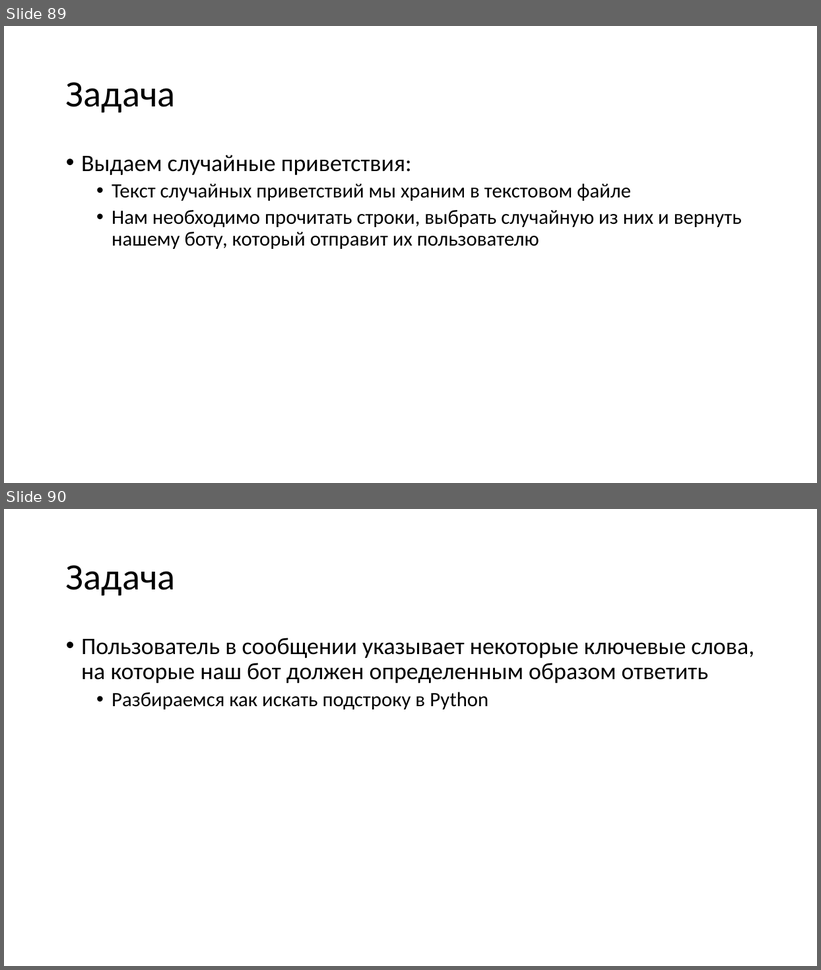
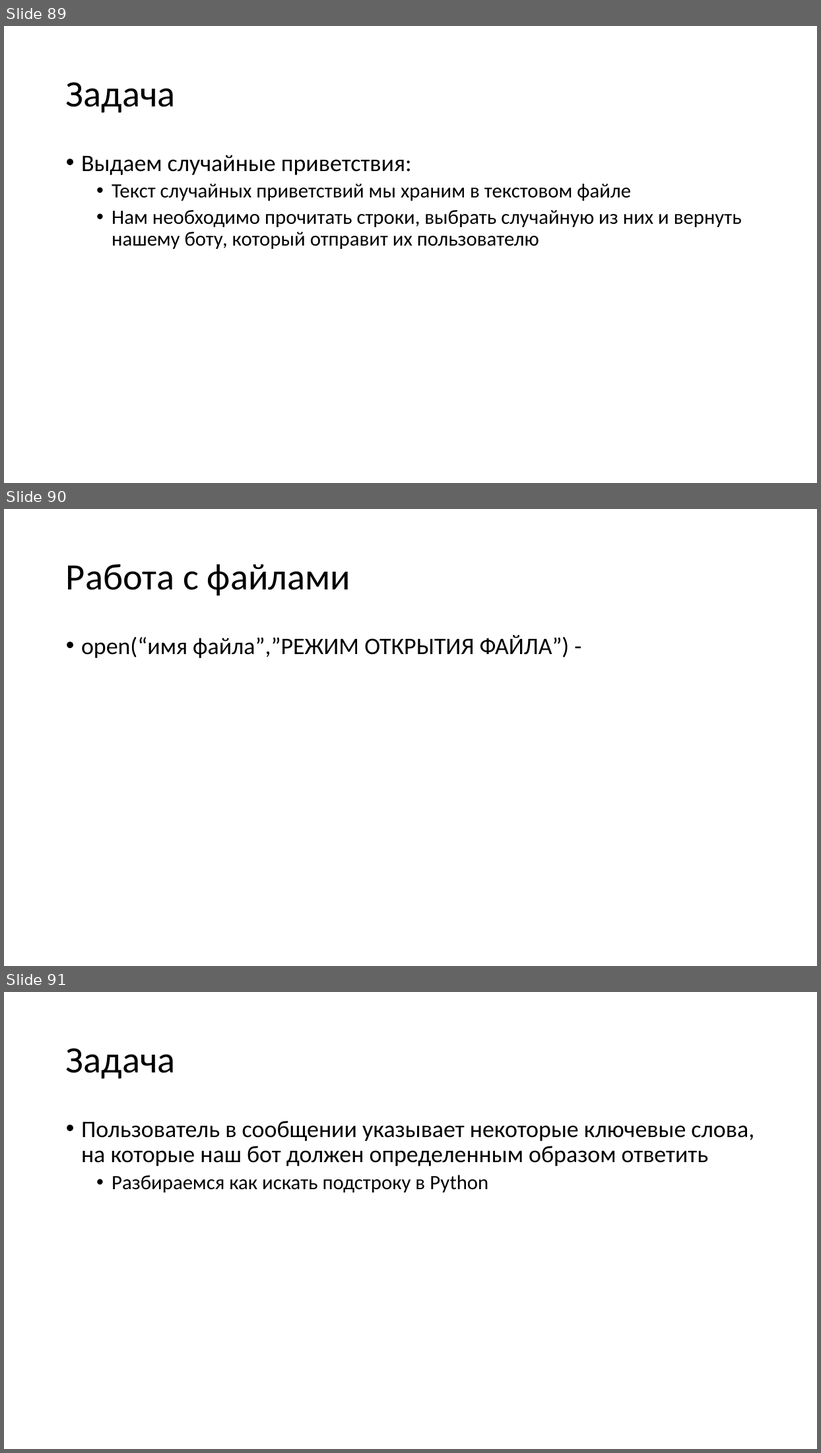
Before and after one commit to paveltsytovich/telegram-course, a slide deck: Presentation/Разработка ботов для телеграмм на Python.pptx. Shown one above the other, each under a label of ours: slides 89 and 90 before the commit, slides 89, 90 and 91 after it. The pictures are 821x970 and 821x1453 pixels, drawn with LibreOffice and Linux fonts; fonts in the diff are those of the drawing. Boxes give left, top, right and bottom in pixels: in the first picture for what was removed or moved away, otherwise in the second. Text is boxed around its words. In the diff, an @@ line names an element or a change of style, - is before the commit and + after.

Commit message:
работа над задачей

```diff
--- a/Presentation/Разработка ботов для телеграмм на Python.pptx
+++ b/Presentation/Разработка ботов для телеграмм на Python.pptx
@@ slide 90 added at (x1=4, y1=509, x2=817, y2=966), background #FFFFFF @@
@@ title added at (x1=66, y1=564, x2=350, y2=596), 44 pt, text #000000 @@
+Работа с файлами
@@ text added at (x1=81, y1=635, x2=570, y2=658), 28 pt, text #000000 @@
+• open(“имя файла”,”РЕЖИМ ОТКРЫТИЯ ФАЙЛА”) -
@@ what was slide 90 is now slide 91 @@
```
Also in this commit, not shown: 2 other files.
